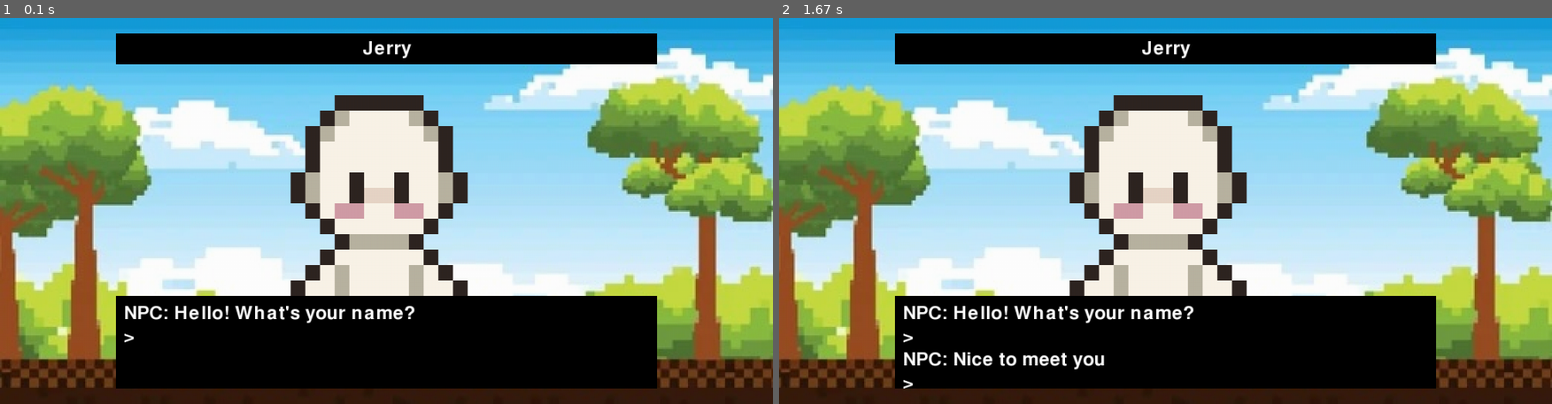
Above: before the commit, frames 1-2 (left to right).
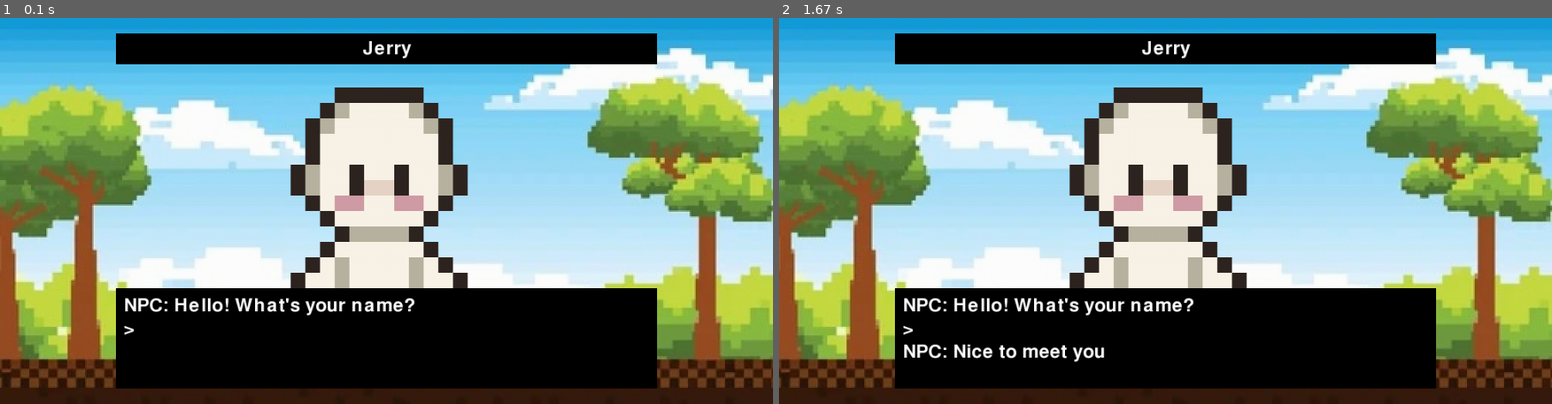
Above: after the commit, the same moments.

Repository: zechby/Decoded-2026-Workshop-Demo
Game: pygame game, started from demo.py
Same seed, same stepped clock (60 frames per second), same inputs: the game is played once before the commit and once after it.
Inputs:
- Up to frame 1 (0.1 s): no input
- Up to frame 2 (1.67 s): tap Enter at 0.33 s

The runs differ from the first frame. In frame 1, 5.4% of the frame differs, in the area x 15-85%, y 18-84%; in frame 2, 6.2%, in the area x 15-85%, y 18-96%.

Commit message:
remove dsstore

Diff:
--- a/demo.py
+++ b/demo.py
@@ -3,6 +3,7 @@
 import sys
 
 pygame.init()
+pygame.mixer.init()
 
 # window; assets; images; scaling
 # game window setup
@@ -14,10 +15,14 @@
 # npc sprite
 npc = pygame.image.load("assets/npc.png")
 npc = pygame.transform.scale(npc, (400, 400))
+# music
+pygame.mixer.music.load("assets/music.mp3")
+pygame.mixer.music.set_volume(0.5)
+pygame.mixer.music.play(-1)
 
 # positioning UI; rect objects; centering objects
 # chatbox
-chat_panel = pygame.Rect(0, 0, 700, 120)
+chat_panel = pygame.Rect(0, 0, 700, 130)
 chat_panel.centerx = screen.get_width() // 2
 chat_panel.bottom = screen.get_height() - 20
 # npc repositioning
@@ -41,6 +46,7 @@
 
 # main game loop (60 fps as per clock)
 running = True
+frozen = False
 while running:
 
     # 1. handle events (keyboard input, capturing text, etc.)
@@ -51,19 +57,22 @@
 
         if event.type == pygame.KEYDOWN:
 
-            if event.key == pygame.K_BACKSPACE:
-                player_input = player_input[:-1]
+            if not frozen:
+                if event.key == pygame.K_BACKSPACE:
+                    player_input = player_input[:-1]
 
-            elif event.key == pygame.K_RETURN:
-                messages.append("> " + player_input)
+                elif event.key == pygame.K_RETURN:
+                    messages.append("> " + player_input)
 
-                npc_response = "NPC: Nice to meet you " + player_input
-                messages.append(npc_response)
+                    npc_response = "NPC: Nice to meet you " + player_input
+                    messages.append(npc_response)
 
-                player_input = ""
+                    frozen = True
 
-            else:
-                player_input += event.unicode
+                    player_input = ""
+
+                else:
+                    player_input += event.unicode
 
     # 2. rendering/drawing
     # background
@@ -85,7 +94,10 @@
         screen.blit(text_surface, (chat_panel.x + 10, y))
         y += 30
     # player input (dynamic text)
-    input_surface = font.render("> " + player_input, True, white)
+    if frozen:
+        input_surface = font.render("", True, white)
+    else:
+        input_surface = font.render("> " + player_input, True, white)
     screen.blit(input_surface, (chat_panel.x + 10, y))
 
     # 3. updating the screen
@@ -93,5 +105,6 @@
     clock.tick(60)
 
 # clean exit
+pygame.mixer.music.stop()
 pygame.quit()
 sys.exit()
Not shown, removed: .DS_Store
Not shown, added: assets/.DS_Store
Not shown, added: assets/music.mp3
